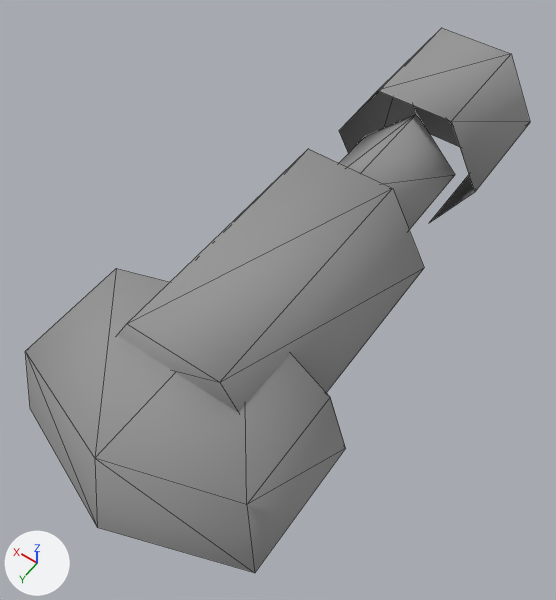
Two versions of the OBJ model Assets/Art/Nova1492/GXConverted/Models/Unknown/Review/datan_common_22a298a3.obj, one commit apart.
Camera for both pictures: a camera (50 mm lens) standing at (-0.695, 0.599, 1.528) and looking at (0.015, -0.396, -0.034). The lights are fixed; the arrows at lower left show +X, +Y and +Z. The picture after the commit comes second. Mesh edges are drawn as thin lines. Where no turn or scale is listed for an object, it has been applied to the vertices. Vertices at exactly the same position are counted once.

The first picture shows 'datan_common_22a298a3'.
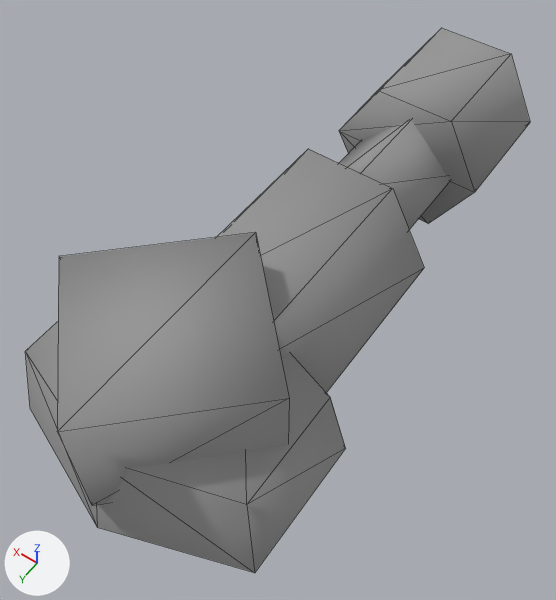
Boxes [x1, y1, x2, y2] around the edits, measured in the pictures (556 x 600 px):
'datan_common_22a298a3_mesh00', added: after [57, 233, 289, 505]
part 1 of me_datan_common_22a298a3, added: after [339, 91, 475, 224]

Patch to the scene script:
```diff
--- a/Assets/Art/Nova1492/GXConverted/Models/Unknown/Review/datan_common_22a298a3.obj.py
+++ b/Assets/Art/Nova1492/GXConverted/Models/Unknown/Review/datan_common_22a298a3.obj.py
@@ me_datan_common_22a298a3 @@
 # used by ob_datan_common_22a298a3; location = (0.0, 0.0, 0.0)
 # verts and faces of me_datan_common_22a298a3; kept vertices keep their numbers, new ones are numbered from 44
 # before: 38 (0.23, -1.01, 0.0) at pixel (338, 130), 39 (0.11, -1.01, 0.2) at pixel (377, 90), 40 (-0.11, -1.01, 0.2) at pixel (451, 121), 41 (-0.23, -1.01, 0.0) at pixel (474, 192), 42 (-0.11, -1.01, -0.2) at pixel (428, 223)
 # before: 43 (0.11, -1.01, -0.2)
-me_datan_common_22a298a3.from_pydata(...)  # 44 vertices, 56 faces; spans x -0.34..0.34, y -1.38..0.3, z -0.21..0.21
+me_datan_common_22a298a3.from_pydata(...)  # 44 vertices, 60 faces; spans x -0.34..0.34, y -1.38..0.3, z -0.21..0.21
+# me_datan_common_22a298a3 part 1
+faces += [(38, 40, 39), (38, 41, 40), (38, 42, 41), (38, 43, 42)]
 me_datan_common_22a298a3.materials.append(mat_datan_common_22a298a3)
@@ me_datan_common_22a298a3_mesh00 @@
+me_datan_common_22a298a3_mesh00.from_pydata(...)  # 8 vertices, 10 faces; spans x -0.293..0.293, y -0.293..0.293, z 0.0..0.318
+me_datan_common_22a298a3_mesh00.materials.append(mat_datan_common_22a298a3)  # picture img_datan_common_22a298a3_tga
@@ ob_datan_common_22a298a3_mesh00 @@
+ob_datan_common_22a298a3_mesh00 = bpy.data.objects.new('datan_common_22a298a3_mesh00', me_datan_common_22a298a3_mesh00)
+ob_datan_common_22a298a3_mesh00.location = (0.0, 0.0, 0.0)
```
